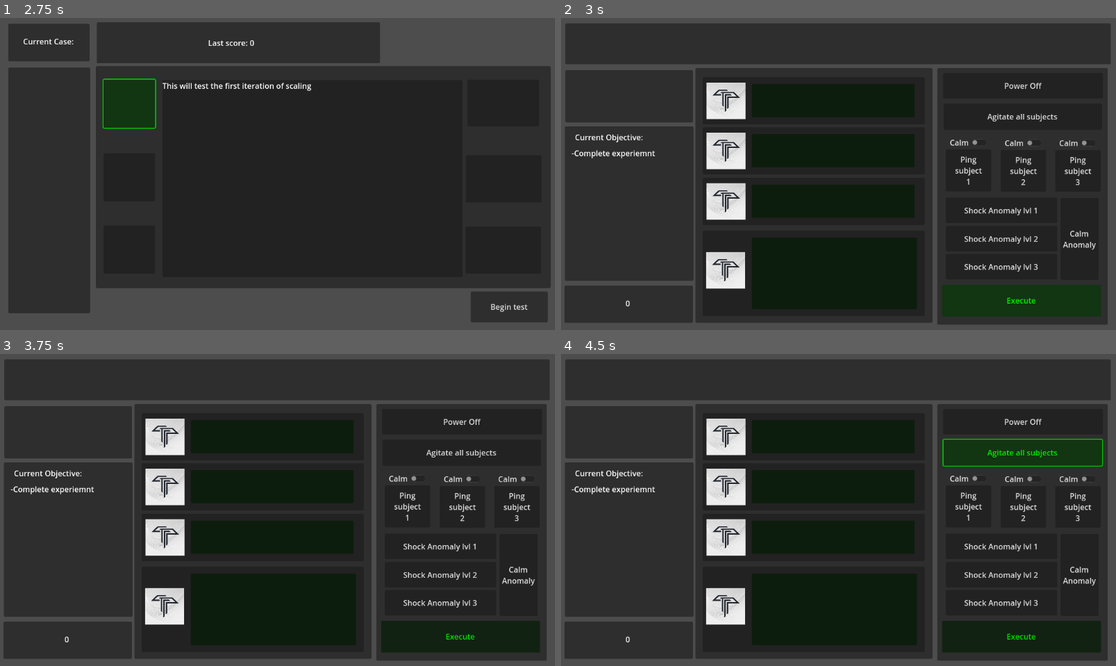
Above: before the commit, frames 1-4 (two rows, left to right).
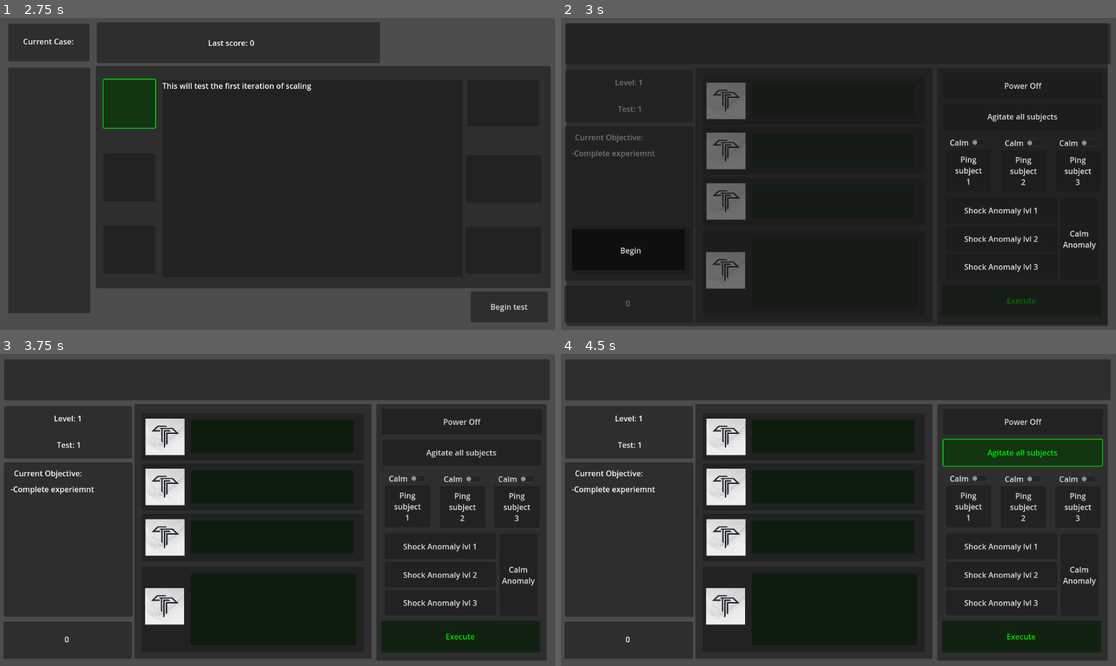
Above: after the commit, the same moments.

Repository: andrewpressman/MonsterManagement
Game: Godot game, scene res://Level Select/Level Select Screen.tscn
Two runs of this game, one before a commit and one after it. Both use one fixed random seed, a clock stepped at 60 frames per second and the inputs below. Sound files missing from this copy of the repository are replaced by a short silence.
Inputs (mouse positions are in pixels of both pictures, inside the frame that each line leads up to):
- Up to frame 1 (2.75 s): click (127, 102) at 0.5 s; click (127, 102) at 1.25 s; click (127, 102) at 2 s
- Up to frame 2 (3 s): click "Begin test" at 2.75 s
- Up to frame 3 (3.75 s): click (72, 588) at 3.5 s, where only the run after the commit has a clickable "Begin"
- Up to frame 4 (4.5 s): click "Agitate all subjects" at 4.25 s

Frame 1 is identical in both runs. In frame 2, 9.8% of the frame differs, in the area x 1-99%, y 14-99%; in frame 3, less than 0.1%; in frame 4, less than 0.1%.

Commit message:
added pass/fail states

Diff:
--- a/Game Screen.tscn
+++ b/Game Screen.tscn
@@ -360,11 +360,29 @@
 offset_right = 247.0
 offset_bottom = 201.0
 
-[node name="Extra" type="Panel" parent="."]
+[node name="Info" type="Panel" parent="."]
 offset_left = 9.0
 offset_top = 108.0
 offset_right = 274.0
 offset_bottom = 217.0
+
+[node name="LevelNo" type="Label" parent="Info"]
+layout_mode = 0
+offset_right = 265.0
+offset_bottom = 51.0
+text = "Level:"
+horizontal_alignment = 1
+vertical_alignment = 1
+
+[node name="TestNo" type="Label" parent="Info"]
+layout_mode = 0
+offset_left = 2.0
+offset_top = 55.0
+offset_right = 267.0
+offset_bottom = 106.0
+text = "Test:"
+horizontal_alignment = 1
+vertical_alignment = 1
 
 [node name="Sounds" type="Node" parent="."]
 
@@ -385,7 +403,7 @@
 offset_right = 714.0
 offset_bottom = 264.0
 theme_override_font_sizes/font_size = 60
-text = "Game over"
+text = "Test Failed"
 
 [node name="ColorRect" type="ColorRect" parent="GameOver"]
 layout_mode = 0
@@ -402,6 +420,29 @@
 offset_right = 670.0
 offset_bottom = 471.0
 text = "back to menu"
+
+[node name="StartGame" type="Panel" parent="."]
+visible = false
+offset_left = 11.0
+offset_top = 11.0
+offset_right = 1135.0
+offset_bottom = 640.0
+
+[node name="ColorRect" type="ColorRect" parent="StartGame"]
+layout_mode = 0
+offset_left = 12.0
+offset_top = 428.0
+offset_right = 246.0
+offset_bottom = 513.0
+color = Color(0, 0, 0, 1)
+
+[node name="Button" type="Button" parent="StartGame"]
+layout_mode = 0
+offset_left = 12.0
+offset_top = 424.0
+offset_right = 257.0
+offset_bottom = 520.0
+text = "Begin"
 
 [connection signal="timeout" from="Clock" to="Clock" method="_on_timer_timeout"]
 [connection signal="pressed" from="Actions/Environment/PingAll" to="Actions" method="_on_AllCharTrigger_pressed"]
@@ -424,3 +465,4 @@
 [connection signal="pressed" from="Audio Controller/Pause" to="Audio Controller" method="_on_PauseButton_pressed"]
 [connection signal="pressed" from="Audio Controller/Restart" to="Audio Controller" method="_on_RestartButton_pressed"]
 [connection signal="pressed" from="GameOver/Button" to="." method="BackToMenu"]
+[connection signal="pressed" from="StartGame/Button" to="." method="StartGame"]
--- a/GameController.gd
+++ b/GameController.gd
@@ -20,9 +20,17 @@
 #Audio Settings
 var EffectsPlayer : AudioStreamPlayer2D
 
-#GameOver
+#info panel
+var LevelNo
+var TestNo
+
+#Start/End Game
 var GameOver : Panel
+var StartPanel : Panel
 var backToMenu : Button
+var begin : Button
+var EndState : Label
+var PassFail : bool #True: test passed, False: test failed
 
 # Get references to character and monster nodes in the HealthMonitor panel
 var character1_node
@@ -48,14 +56,26 @@
 	#Objective
 	Objective = $GameState
 
+	#begin
+	StartPanel = $StartGame
+	begin = $StartGame/Button
+	StartPanel.show()
+
 	#GameOver
 	GameOver = $GameOver
 	backToMenu = $GameOver/Button
-	GameOver.modulate = Color(1, 0, 0)
+	EndState = $GameOver/Text
 	GameOver.hide()
+	PassFail = false
 
 	#audio
 	EffectsPlayer = $Sounds/EffectsPlayer
+
+	#Level tracker
+	LevelNo = $Info/LevelNo
+	TestNo = $Info/TestNo
+	LevelNo.text = "Level: " + str(GlobalVariables.CurrentLevel)
+	TestNo.text = "Test: " + str(GlobalVariables.CurrentStage)
 
 	#declare global variables
 	MinState = GlobalVariables.MinState
@@ -64,12 +84,9 @@
 	MaxState = GlobalVariables.MaxState
 	IncreaseRate = GlobalVariables.IncreaseRate
 	DecreaseRate = GlobalVariables.DecreaseRate
-	# TEMP
-	Character1 = MinState
-	Character2 = MinState
-	Character3 = MinState
-	Monster = MinState
-
+
+	#Reset Values
+	Reset()
 	#Scoreboard
 	GlobalVariables.Score = 0
 	ScoreTag = $GameState/Score
@@ -80,8 +97,6 @@
 	character2_node.update_panel_color(Character2)
 	character3_node.update_panel_color(Character3)
 	monster_node.update_panel_color(Monster)
-
-	StartGame()
 
 #prevents values from going outside of set limits
 func clamp_values():
@@ -116,7 +131,6 @@
 	character2_node.update_panel_color(Character2)
 	character3_node.update_panel_color(Character3)
 	monster_node.update_panel_color(Monster)
-
 	UpdateScore()
 
 #plays sounds
@@ -125,21 +139,18 @@
 
 #stars game, resets score
 func StartGame():
-	#Reset()
-	GlobalVariables.Score = 0
+	StartPanel.hide()
 	$Clock.Start()
 
 #Updates score, checks for completion
 #TODO: add in win state and objective tracking
 func UpdateScore():
+	$GameState/Score.text = str(GlobalVariables.Score)
 	if GlobalVariables.Score >= GlobalVariables.TargetScore:
-		#if Objective.GetObjective():
-		#	pass
+		PassFail = true
 		EndGame()
 	else:
 		GlobalVariables.Score += CalcScore(Character1) + CalcScore(Character2) + CalcScore(Character3) + CalcScore(Monster)
-
-	ScoreTag.text = str(GlobalVariables.Score)
 
 	if GlobalVariables.Score > 1000 || CheckStatus():
 		EndGame()
@@ -167,6 +178,7 @@
 
 #resets all values
 func Reset():
+	GlobalVariables.Score = 0
 	Character1 = MinState
 	Character2 = MinState
 	Character3 = MinState
@@ -177,8 +189,25 @@
 func BackToMenu():
 	get_tree().change_scene_to_file("res://Level Select/Level Select Screen.tscn")
 
+func MarkComplete():
+	#TODO: Check secondary objective
+	match GlobalVariables.CurrentStage:
+		1:
+			GlobalVariables.Level1Status = 1
+		2:
+			GlobalVariables.Level2Status = 1
+		3:
+			GlobalVariables.Level3Status = 1
+
 #end game
 func EndGame():
-	#TODO track if objective was passed
+	if PassFail:
+		MarkComplete()
+		EndState.text = "Test Passed"
+		GameOver.modulate = Color(0, 1, 0)
+	else:
+		EndState.text = "Test Failed"
+		GameOver.modulate = Color(1, 0, 0)
+
 	GameOver.show()
 	#get_tree().change_scene_to_file("res://Level Select/Level Select Screen.tscn")
